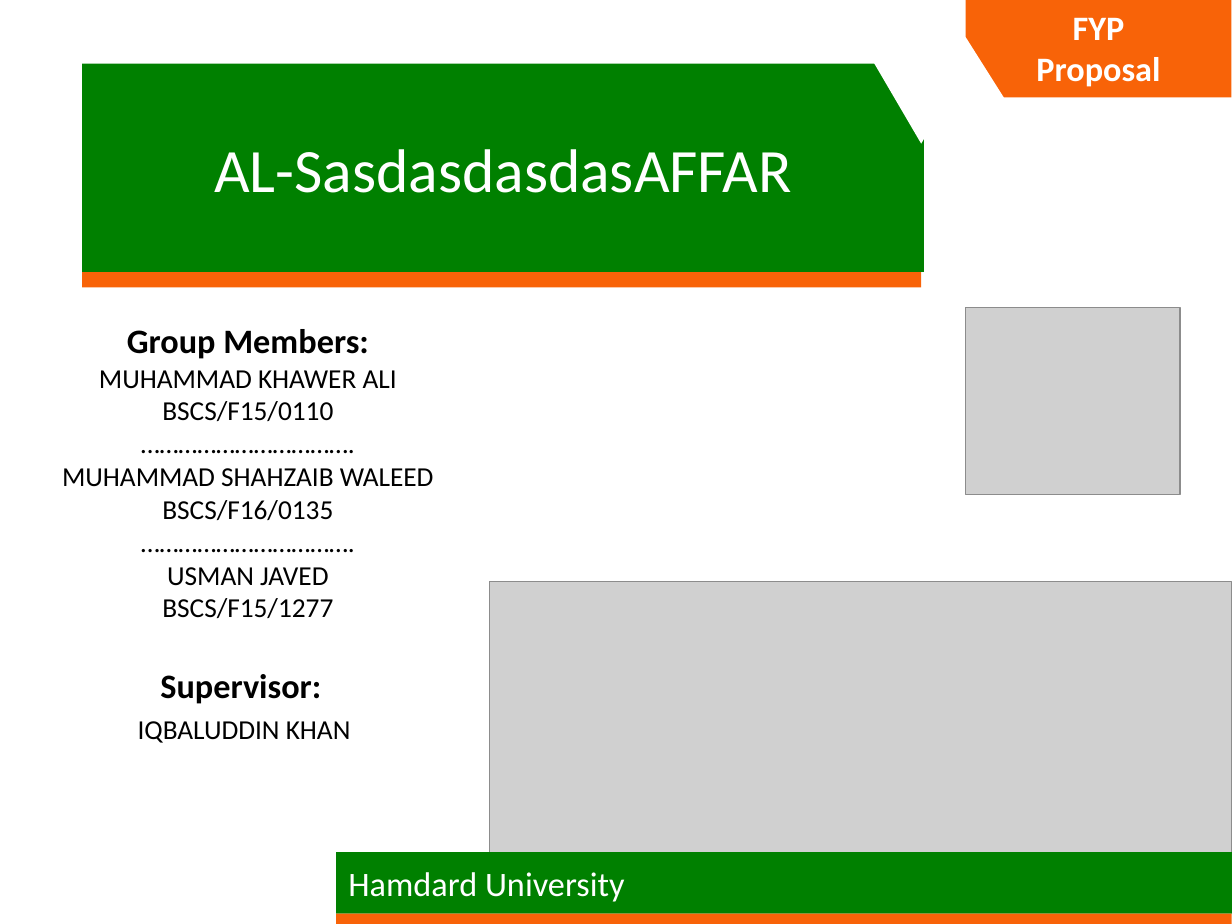
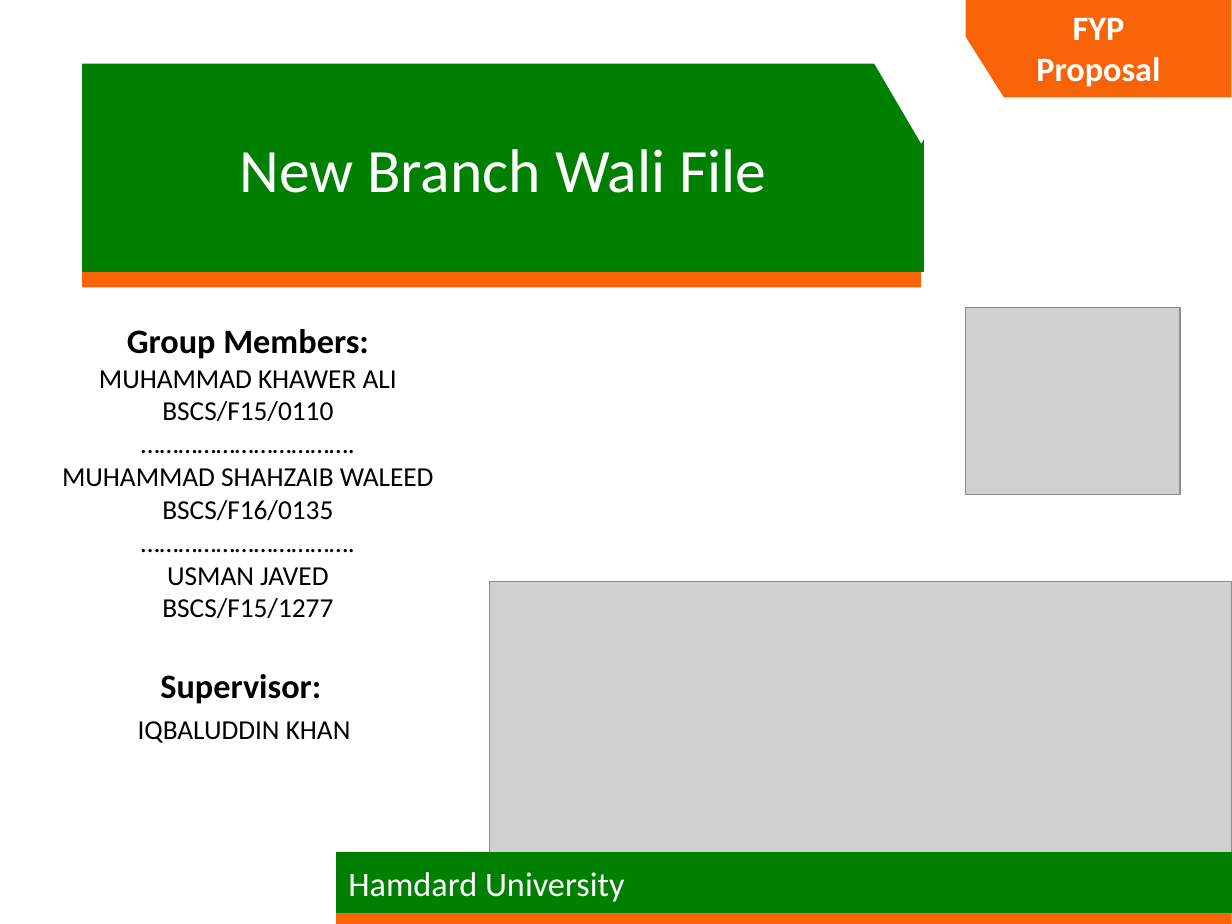
Before and after one commit to blueshack112/SampleProject, a slide deck: slide 1 of Al-Saffar - Proposal - 1.0 Presentation.pptx. Drawn at 1232x924 pixels with LibreOffice and Linux fonts; fonts in the diff are those of the drawing; grey boxes stand for pictures. Boxes give left, top, right and bottom in pixels: in the first picture for what was removed or moved away, otherwise in the second. Text is boxed around its words. In the diff, an @@ line names an element or a change of style, - is before the commit and + after.

Commit message:
Minor changes

```diff
--- a/Al-Saffar - Proposal - 1.0 Presentation.pptx
+++ b/Al-Saffar - Proposal - 1.0 Presentation.pptx
@@ text in rectangle at [239,149,766,193]: text changed @@
-AL-SasdasdasdasAFFAR
+New Branch Wali File
```
